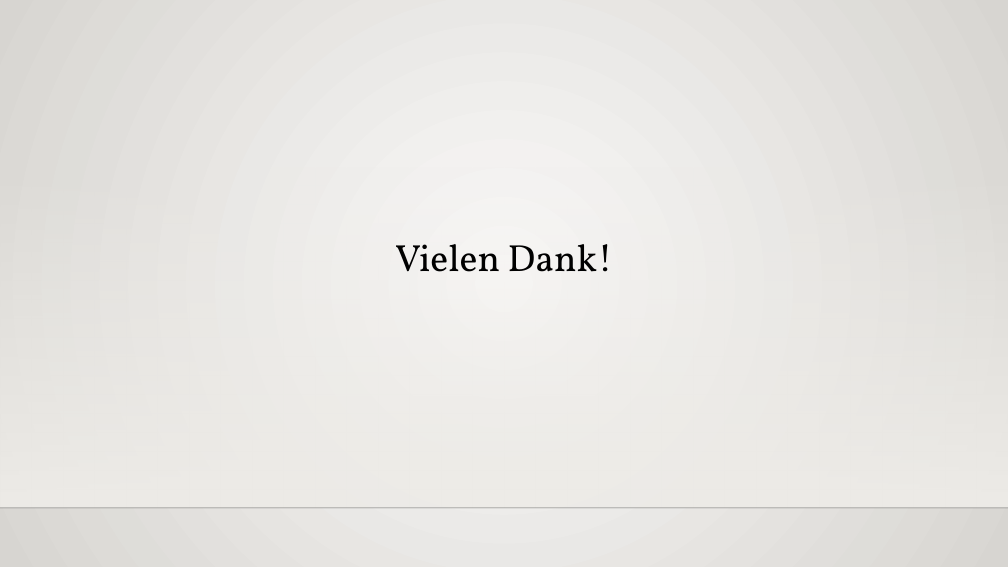
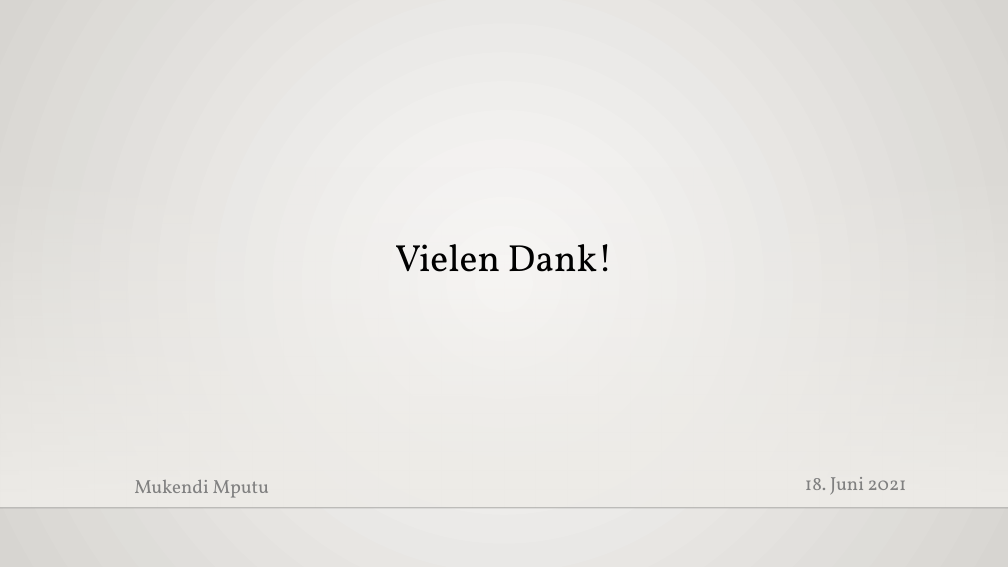
Before and after one commit to MukendiMputu/BachelorThesis, a slide deck: slide 17 of Proposalvortrag.pptx (slide 16 before the commit). Drawn at 1008x567 pixels with LibreOffice and Linux fonts; fonts in the diff are those of the drawing; background and template pictures are left out. Boxes give left, top, right and bottom in pixels: in the first picture for what was removed or moved away, otherwise in the second. Text is boxed around its words. In the diff, an @@ line names an element or a change of style, - is before the commit and + after.

```diff
--- a/Proposalvortrag.pptx
+++ b/Proposalvortrag.pptx
@@ text added at [134,479,269,498], 18 pt, text #808080 @@
+Mukendi Mputu
@@ text added at [805,477,907,495], 18 pt, text #808080 @@
+18. Juni 2021
```
Also in this commit, not shown: 13 other slides changed, 3 slides added, 2 slides removed, 1 other file.
